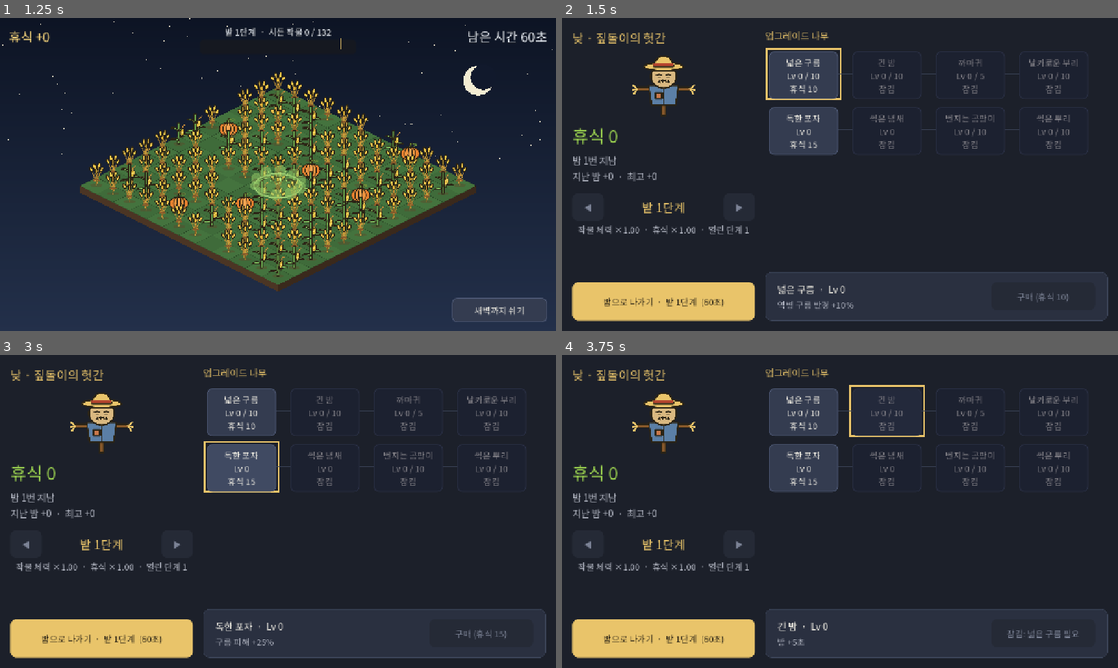
Above: before the commit, frames 1-4 (two rows, left to right).
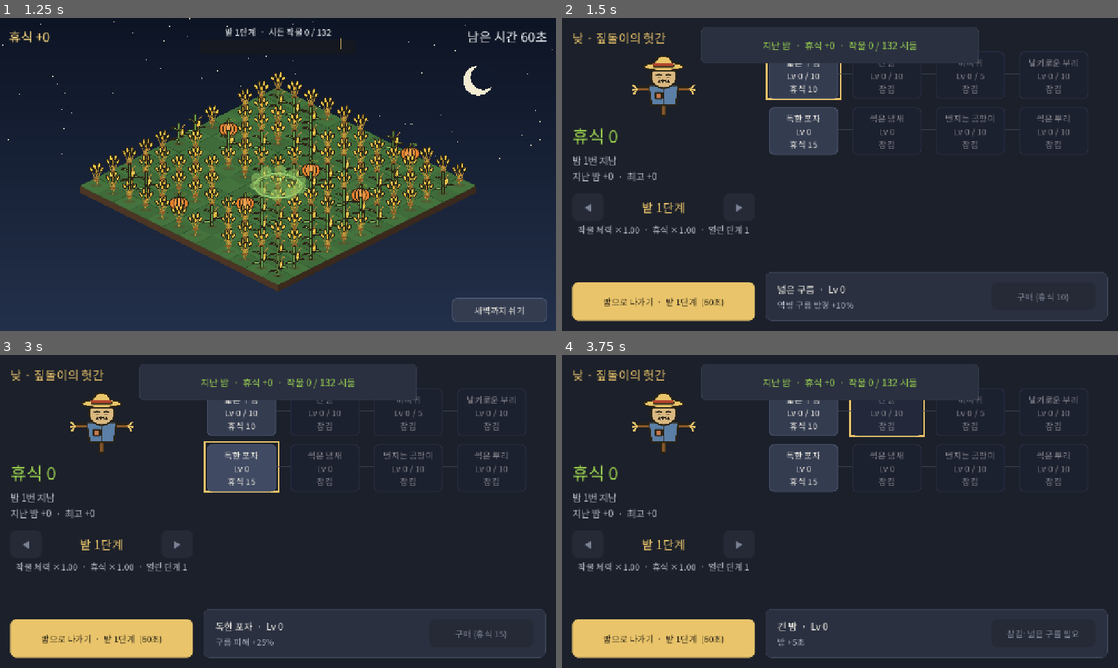
Above: after the commit, the same moments.

Repository: dldpwns1234-rgb/scarecrow1
Game: Godot game, scene res://scenes/main.tscn
The game is run twice, just before and just after one commit, with the same random seed, the same clock (stepped at 60 frames per second) and the same inputs.
Inputs:
- Up to frame 1 (1.25 s): click "밤으로 나가기 · 밭 1단계 (60초)" at 0.5 s
- Up to frame 2 (1.5 s): click "새벽까지 쉬기" at 1.25 s
- Up to frame 3 (3 s): click "넓은 구름 Lv 0 / 10 휴식 10" at 2 s; click "독한 포자 Lv 0 휴식 15" at 2.75 s
- Up to frame 4 (3.75 s): click "긴 밤 Lv 0 / 10 잠김" at 3.5 s

Frame 1 is identical in both runs. In frame 2, 0.7% of the frame differs, in the area x 25-75%, y 2-15%; in frame 3, 0.7%; in frame 4, 0.7%.

Commit message:
밤이 끝나면 낮 화면 위에 결과: '지난 밤 · 휴식 +N · 작물 a / b 시듦', 정복했으면 '밭 N단계 정복! (새 단계가 열렸다)'
4초 뒤 사라지고 누르면 바로 닫힌다. 낮은 단계를 다시 정복하면 새로 열리는 단계가 없어 '열렸다'를 붙이지 않는다

Co-Authored-By: Claude Opus 5.5 <noreply@anthropic.com>

Diff:
--- /dev/null
+++ b/scenes/day/night_report.gd
@@ -0,0 +1,76 @@
+extends PanelContainer
+## 밤이 끝나 낮으로 돌아오면 화면 위쪽 가운데에 잠깐 뜨는 결과: "지난 밤 · 휴식 +120 · 작물 98 / 120 시듦", 정복했으면 둘째 줄에 "밭 3단계 정복! 4단계가 열렸다".
+## Game.night_finished·Night.field_cleared를 받아 Night의 기록을 읽기만 한다. 누르면 바로 닫힌다. 상수는 배치·연출용이다.
+
+const TOP: float = 20.0
+const WIDTH: float = 640.0
+const PADDING: int = 16
+const HOLD_SECONDS: float = 4.0
+const FADE_SECONDS: float = 0.6
+const CLEAR_COLOR := Color("e9c46a")
+const HAUL_COLOR := Color("9ad14f")
+
+var _haul: Label
+var _clear: Label
+var _tween: Tween
+var _cleared_level: int = 0  # 이번 밤에 정복한 단계 (Night.field_cleared). 0이면 정복 못 함
+var _best_before: int = 1    # 밤이 시작될 때 열린 가장 높은 단계. 낮은 단계를 다시 정복하면 새로 열리는 단계가 없다
+
+
+func _ready() -> void:
+	mouse_filter = Control.MOUSE_FILTER_STOP
+	visible = false
+	var margin := MarginContainer.new()
+	for side: String in ["margin_left", "margin_right", "margin_top", "margin_bottom"]:
+		margin.add_theme_constant_override(side, PADDING)
+	add_child(margin)
+	var column := VBoxContainer.new()
+	margin.add_child(column)
+	_haul = _line(HAUL_COLOR)
+	column.add_child(_haul)
+	_clear = _line(CLEAR_COLOR)
+	column.add_child(_clear)
+	gui_input.connect(_on_gui_input)
+	Night.field_cleared.connect(func(level: int) -> void: _cleared_level = level)
+	Night.night_started.connect(_on_night_started)
+	Game.night_finished.connect(_show_report)
+
+
+func _on_night_started() -> void:
+	_cleared_level = 0
+	_best_before = Night.best_level
+
+
+func _line(color: Color) -> Label:
+	var label := Label.new()
+	label.horizontal_alignment = HORIZONTAL_ALIGNMENT_CENTER
+	label.add_theme_color_override("font_color", color)
+	return label
+
+
+func _show_report(haul: float) -> void:
+	_haul.text = "지난 밤  ·  휴식 +%s  ·  작물 %d / %d 시듦" % [Num.format(haul), Night.withered, Night.crops_total]
+	_clear.visible = _cleared_level > 0
+	_clear.text = "밭 %d단계 정복!" % _cleared_level
+	if Night.best_level > _best_before:
+		_clear.text += "  %d단계가 열렸다" % Night.best_level
+	reset_size()
+	size.x = WIDTH
+	position = Vector2((get_parent_area_size().x - WIDTH) * 0.5, TOP)
+	visible = true
+	modulate.a = 1.0
+	if _tween != null:
+		_tween.kill()
+	_tween = create_tween()
+	_tween.tween_interval(HOLD_SECONDS)
+	_tween.tween_property(self, "modulate:a", 0.0, FADE_SECONDS)
+	_tween.tween_callback(hide)
+
+
+func _on_gui_input(event: InputEvent) -> void:
+	var button := event as InputEventMouseButton
+	if button != null and button.pressed:
+		if _tween != null:
+			_tween.kill()
+		hide()
+		accept_event()
--- a/scenes/main.gd
+++ b/scenes/main.gd
@@ -3,6 +3,7 @@
 
 const DayScreen := preload("res://scenes/day/day_screen.gd")
 const NightScreen := preload("res://scenes/night/night_screen.gd")
+const NightReport := preload("res://scenes/day/night_report.gd")
 
 var _day: Control
 var _night: Control
@@ -15,6 +16,7 @@
 	for screen: Control in [_day, _night]:
 		screen.set_anchors_and_offsets_preset(Control.PRESET_FULL_RECT)
 		add_child(screen)
+	add_child(NightReport.new())  # 밤이 끝나면 낮 화면 위에 잠깐 뜨는 결과
 	Game.phase_changed.connect(_on_phase_changed.unbind(1))
 	_on_phase_changed()
 
Not shown, added: scenes/day/night_report.gd.uid
